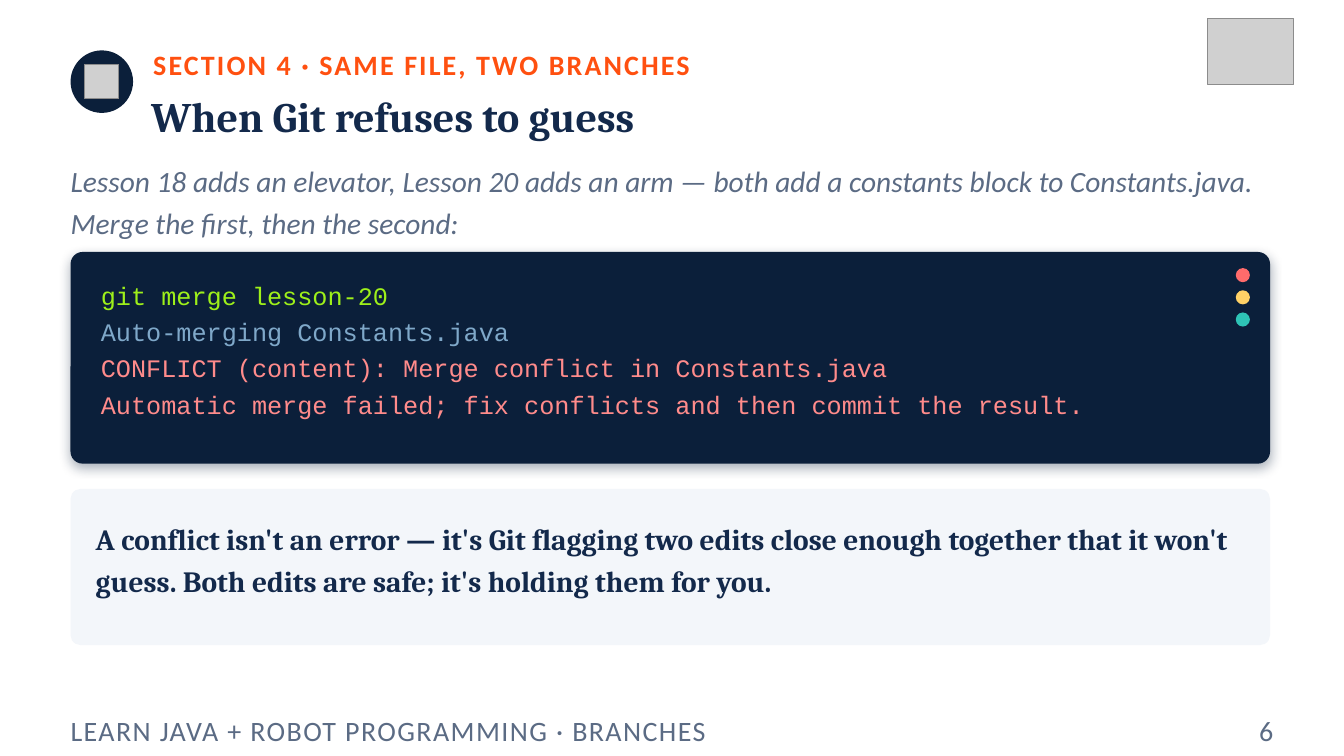
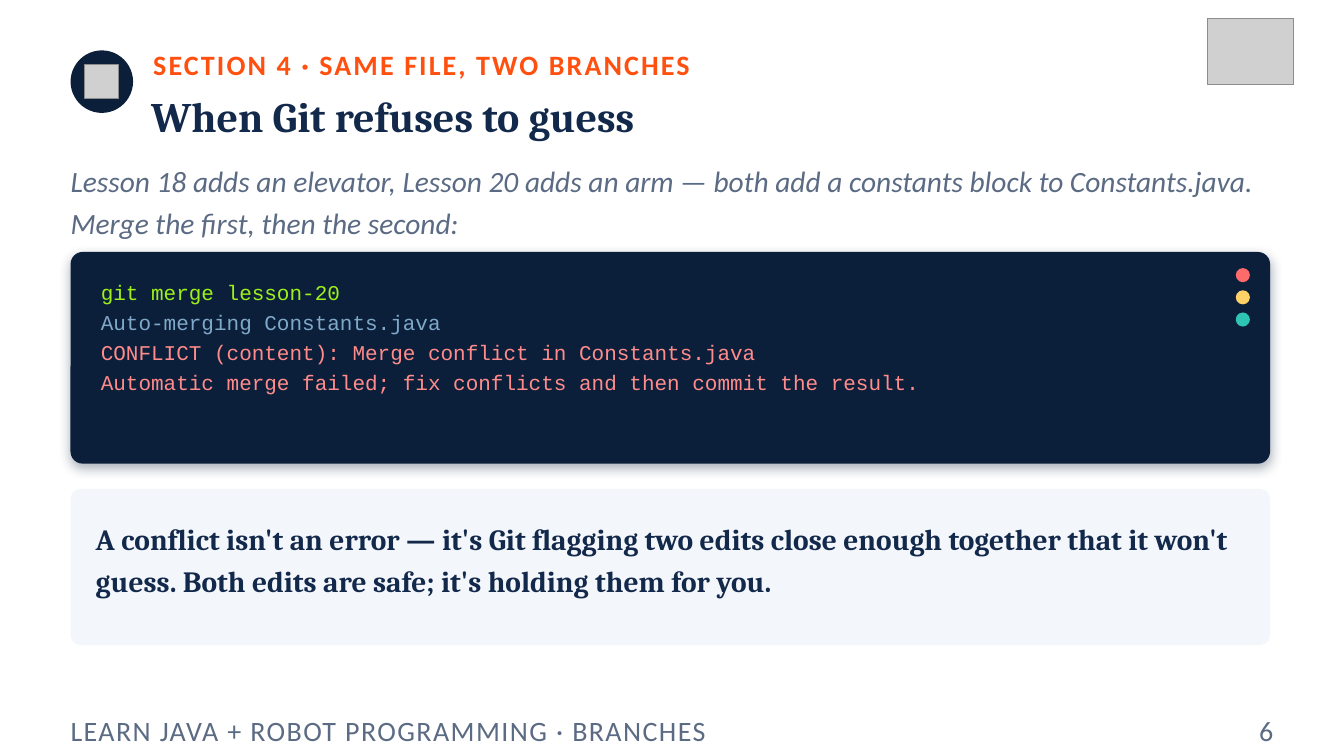
Before and after one commit to FRC5010/BasicRobotLessons, a slide deck: slide 6 of docs/presentations/v3/aside-git-branching.pptx. Drawn at 1344x756 pixels with LibreOffice and Linux fonts; fonts in the diff are those of the drawing; grey boxes stand for pictures. Boxes give left, top, right and bottom in pixels: in the first picture for what was removed or moved away, otherwise in the second. Text is boxed around its words. In the diff, an @@ line names an element or a change of style, - is before the commit and + after.

```diff
--- a/docs/presentations/v3/aside-git-branching.pptx
+++ b/docs/presentations/v3/aside-git-branching.pptx
@@ text "git merge lesson-20" at (x1=101, y1=285, x2=919, y2=395): size 18 to 15 pt @@
```
Also in this commit, not shown: 8 other slides changed, 8 other files.
